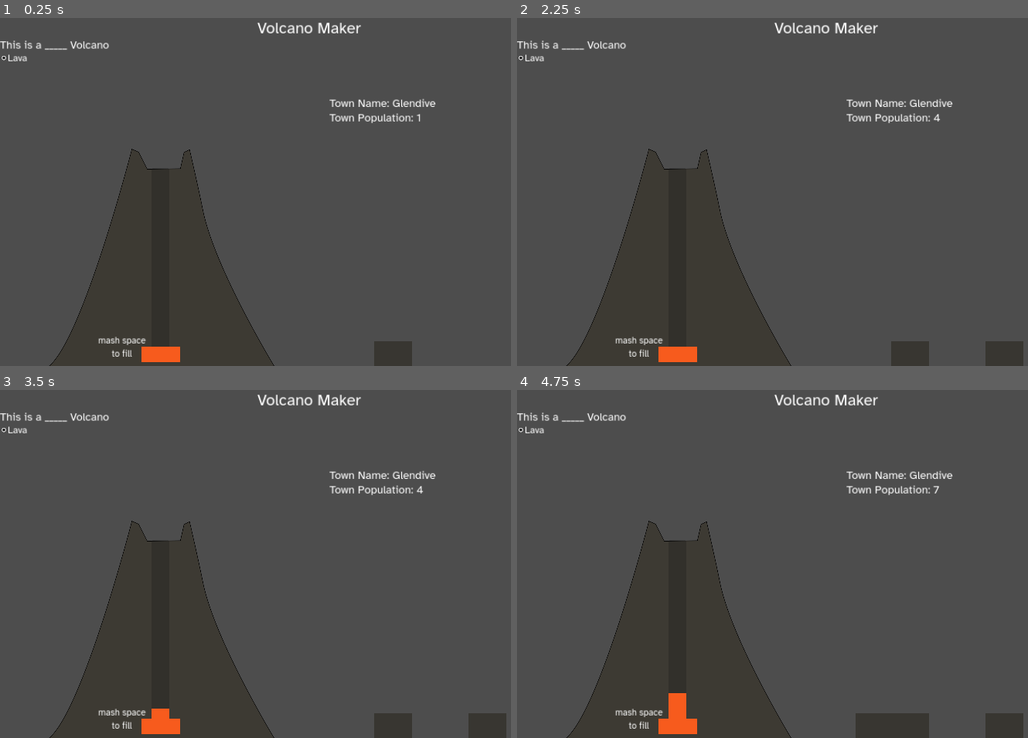
Above: before the commit, frames 1-4 (two rows, left to right).
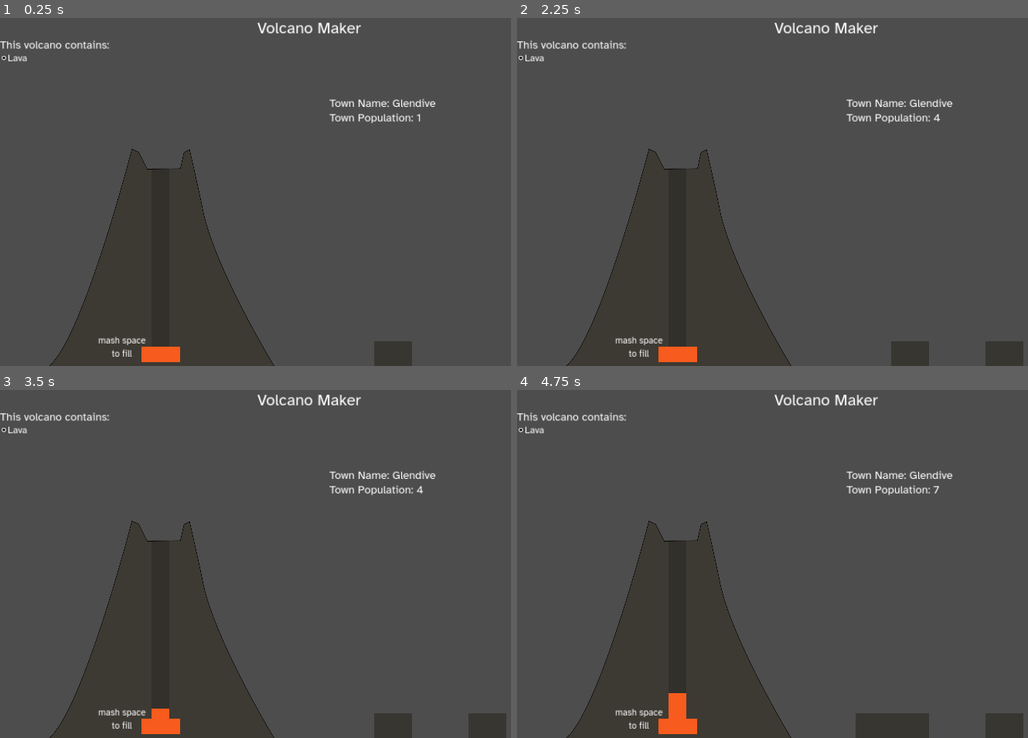
Above: after the commit, the same moments.

Repository: wycre/volcanomaker
Game: Godot game, scene res://Game.tscn
Two runs of this game, one before a commit and one after it. Both use one fixed random seed, a clock stepped at 60 frames per second and the inputs below.
Inputs:
- Up to frame 1 (0.25 s): no input
- Up to frame 2 (2.25 s): click "Lava" at 0.5 s; click "Lava" at 1.25 s; click "Lava" at 2 s
- Up to frame 3 (3.5 s): tap Enter at 2.75 s; tap Space (ui_select) at 3.02 s
- Up to frame 4 (4.75 s): tap Space (ui_select) at 3.5, 3.77 s

The runs differ from the first frame. In frame 1, 0.2% of the frame differs, in the area x 4-22%, y 6-10%; in frame 2, 0.2%; in frame 3, 0.2%; in frame 4, 0.2%.

Commit message:
newspaper reflects previous eruptions

Diff:
--- a/Game.tscn
+++ b/Game.tscn
@@ -149,7 +149,7 @@
 theme = ExtResource("4_ag2wq")
 theme_type_variation = &"HeaderLarge"
 theme_override_font_sizes/font_size = 35
-text = "This is a _____ Volcano"
+text = "This volcano contains:"
 
 [node name="VolcanoContentButtons" type="VBoxContainer" parent="VolcanoSettings"]
 layout_mode = 1
@@ -264,7 +264,7 @@
 grow_vertical = 0
 theme = ExtResource("4_ag2wq")
 theme_override_font_sizes/font_size = 35
-text = "Reset"
+text = "Rebuild"
 
 [connection signal="pressed" from="Newspaper/ResetButton" to="." method="_on_reset_button_pressed"]
 [connection signal="pressed" from="Newspaper/ResetButton" to="Volcano" method="reset_volcano"]
--- a/Scripts/Fluids.gd
+++ b/Scripts/Fluids.gd
@@ -70,7 +70,7 @@
 static var newspaper_body = [
 	"{name} has been destroyed after a terrible eruption of lava from the local volcano. Disaster response personell estimate that {pop} people have been impacted by this terrible disaster. Despite the risk, there is still a great deal of interest in the general public to move into {name}.",
 	"{name} was hit this week by an eruption of a disolving acid from the local volcano. There were many injuries and the disaster response team reports that {pop} citizens were impacted by this in some way. Efforts to calculate total loss of life and property damage are ongoing.",
-	"{name} was impacted by a particularly bizzare eruption from the local volcano today: Chocolate Syrup. There was minor damage to the town, but dieticians are concerned about an up …(102 unchanged characters)…
+	"{name} was impacted by a particularly bizzare eruption from the local volcano today: Chocolate Syrup. There was minor damage to the town, and {pop} citizens have decided to leave, but dieticians are concerned about an up …(102 unchanged characters)…
 	"The ground around {name} trembled today as the local volcano erupted a truly incredible amount of molasses. There was …(192 unchanged characters)…
 ]
 
--- a/Scripts/TownController.gd
+++ b/Scripts/TownController.gd
@@ -2,6 +2,7 @@
 
 const Fluidslib = preload("res://Scripts/Fluids.gd")
 const Severity = Fluidslib.Severity
+const Fluids = Fluidslib.Fluids
 
 var hut = preload("res://hut.tscn")
 var house = preload("res://house.tscn")
@@ -17,6 +18,8 @@
 var timer_active = true
 var timer: float = 0
 const timer_limit: float = 2
+
+var past_eruptions = {}
 
 # Called when the node enters the scene tree for the first time.
 func _ready() -> void:
@@ -61,8 +64,8 @@
 	add_hut()
 
 ## Apply some damage to the town
-func damage_town(impact: Severity):
-	print(impact)
+func damage_town(fluid: Fluids, impact: Severity):
+	past_eruptions[fluid] = null
 
 	var all_buildings = $Buildings.get_children()
 	all_buildings.shuffle()
--- a/Scripts/main.gd
+++ b/Scripts/main.gd
@@ -68,7 +68,7 @@
 
 
 	# Reset Town
-	$TownArea.damage_town(town_destruction[_fluid_type])
+	$TownArea.damage_town(_fluid_type ,town_destruction[_fluid_type])
 	$TownArea.timer_active = true
 
 	# Add new button
--- a/Scripts/newspaper.gd
+++ b/Scripts/newspaper.gd
@@ -4,6 +4,7 @@
 const Fluids = Fluidslib.Fluids
 const Severity = Fluidslib.Severity
 var newspaper_body = Fluidslib.newspaper_body
+var fluid_names = Fluidslib.fluid_names
 
 var town_name: String
 var fluid_type: Fluids
@@ -22,7 +23,26 @@
 	fluid_type = fluid
 
 func display_newspaper():
-	$NewspaperText.text = newspaper_body[fluid_type].format({"name": town_name, "pop": str(get_node("../TownArea").population)})
+	var text = ""
+	var past_eruptions = get_node("../TownArea").past_eruptions.keys()
+	if past_eruptions.size() > 0:
+		text = "After experiencing past eruptions including "
+		if past_eruptions.size() == 1:
+			text += fluid_names[past_eruptions[0]] + ", "
+		elif past_eruptions.size() == 2:
+			text += fluid_names[past_eruptions[0]] + " and " + fluid_names[past_eruptions[1]] + ", "
+		else:
+			for i in past_eruptions.size():
+
+				if i == past_eruptions.size() - 1:
+					text += "and " + fluid_names[past_eruptions[i]] + ", "
+				else:
+					text += fluid_names[past_eruptions[i]] + ", "
+
+
+
+	text += newspaper_body[fluid_type].format({"name": town_name, "pop": str(get_node("../TownArea").population)})
+	$NewspaperText.text = text
 	visible = true
 
 func hide_newspaper():
